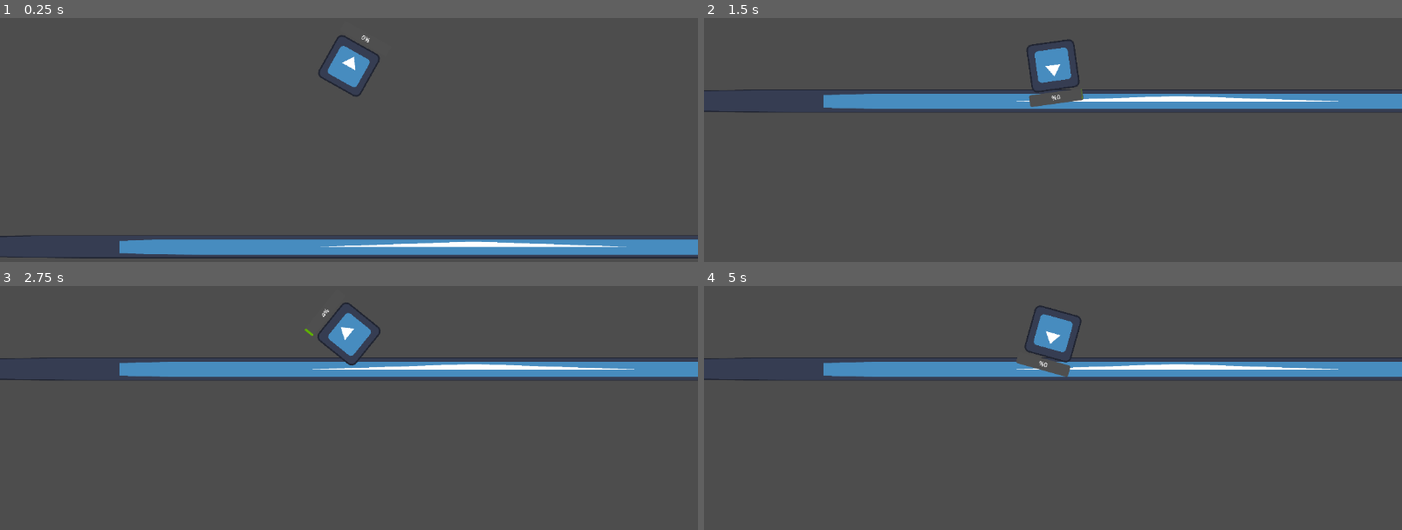
Above: before the commit, frames 1-4 (two rows, left to right).
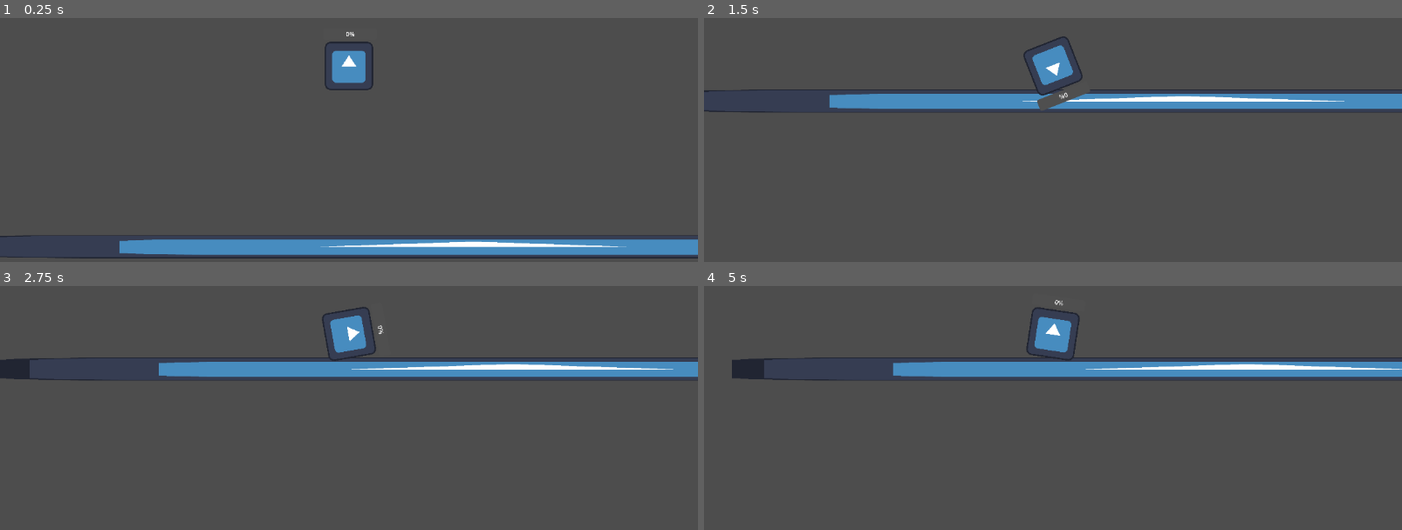
Above: after the commit, the same moments.

Repository: abc-is-here/protect-with-stones
Game: Godot game, scene res://scenes/world.tscn
Two runs of this game, one before a commit and one after it. Both use one fixed random seed, a clock stepped at 60 frames per second and the inputs below. The engine's default icon, where the game draws it, is replaced by a stand-in: a white triangle on a blue panel in a dark square.
Inputs (mouse positions are in pixels of both pictures, inside the frame that each line leads up to):
- Up to frame 1 (0.25 s): no input
- Up to frame 2 (1.5 s): tap Enter at 0.5 s; move the mouse to (1206, 47) at 0.52 s; press the mouse at (1206, 47) at 0.53 s; tap Space at 1.25 s; move the mouse to (913, 86) at 1.27 s; release the mouse at (913, 86) at 1.28 s; click (913, 86) at 1.35 s
- Up to frame 3 (2.75 s): move the mouse to (outside the picture) at 2.02 s; press the mouse at (outside the picture) at 2.03 s
- Up to frame 4 (5 s): move the mouse to (1018, 412) at 2.77 s; release the mouse at (1018, 412) at 2.78 s; click (1018, 412) at 2.85 s; move the mouse to (1262, 393) at 3.52 s; press the mouse at (1262, 393) at 3.53 s; move the mouse to (outside the picture) at 4.27 s; release the mouse at (outside the picture) at 4.28 s; click (outside the picture) at 4.35 s

The runs differ from the first frame. In frame 1, 0.6% of the frame differs, in the area x 45-55%, y 5-33%; in frame 2, 0.7%; in frame 3, 1.8%; in frame 4, 2.3%, in the area x 0-100%, y 5-39%.

Commit message:
Now you can shoot stone once!

Diff:
--- a/scripts/stone.gd
+++ b/scripts/stone.gd
@@ -1,20 +1,33 @@
 extends RigidBody2D
 
 var is_holding_mouse = false
+var is_shooting = false
 @export var increase_per_hold = 0.1
 @export var decrease_per_release = 0.5
+@export var max_power = 100
+@export var mul = 20
+var shot_once = false
 @onready var pg_bar: ProgressBar = $Sprite2D/ProgressBar
 
 func _process(delta: float) -> void:
-	if Input.is_action_pressed("drag"):
+	if Input.is_action_pressed("drag") and not shot_once:
 		is_holding_mouse = true
-	else:
+		pg_bar.value = clamp(pg_bar.value + increase_per_hold, 0, max_power)
+
+	if Input.is_action_just_released("drag") and is_holding_mouse and not shot_once:
+		shoot_stone()
+		shot_once = true
 		is_holding_mouse = false
-	if is_holding_mouse:
-		pg_bar.value+=increase_per_hold
-	else:
-		pg_bar.value-=decrease_per_release
+
+	if not is_holding_mouse and pg_bar.value > 0:
+		pg_bar.value = max(pg_bar.value - decrease_per_release, 0)
 
 func _physics_process(delta: float) -> void:
-	if not is_holding_mouse:
+	if is_holding_mouse:
 		look_at(get_global_mouse_position())
+
+func shoot_stone() -> void:
+	var direction = (get_global_mouse_position() - global_position).normalized()
+	var force = direction*pg_bar.value *mul
+	apply_impulse(force)
+	pg_bar.value = 0
